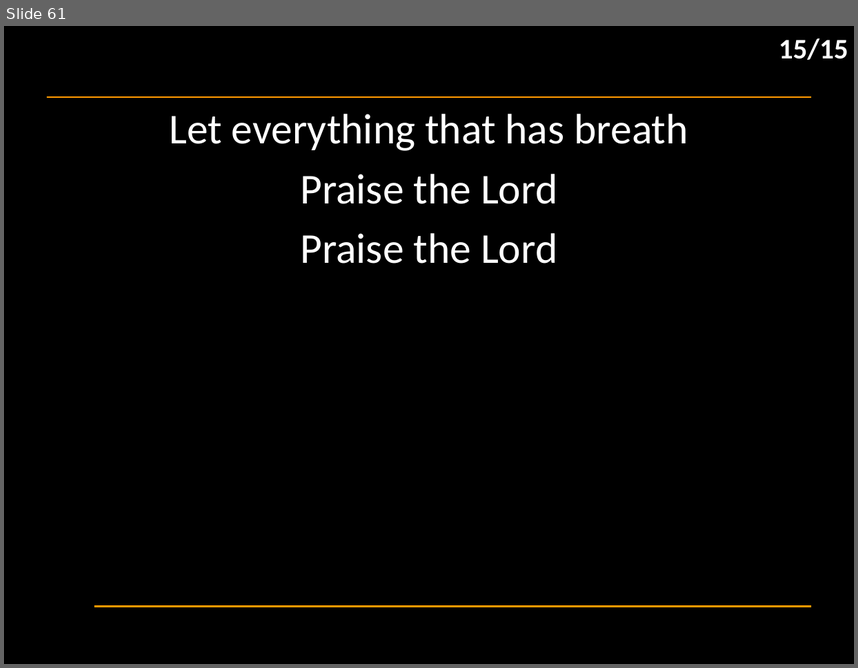
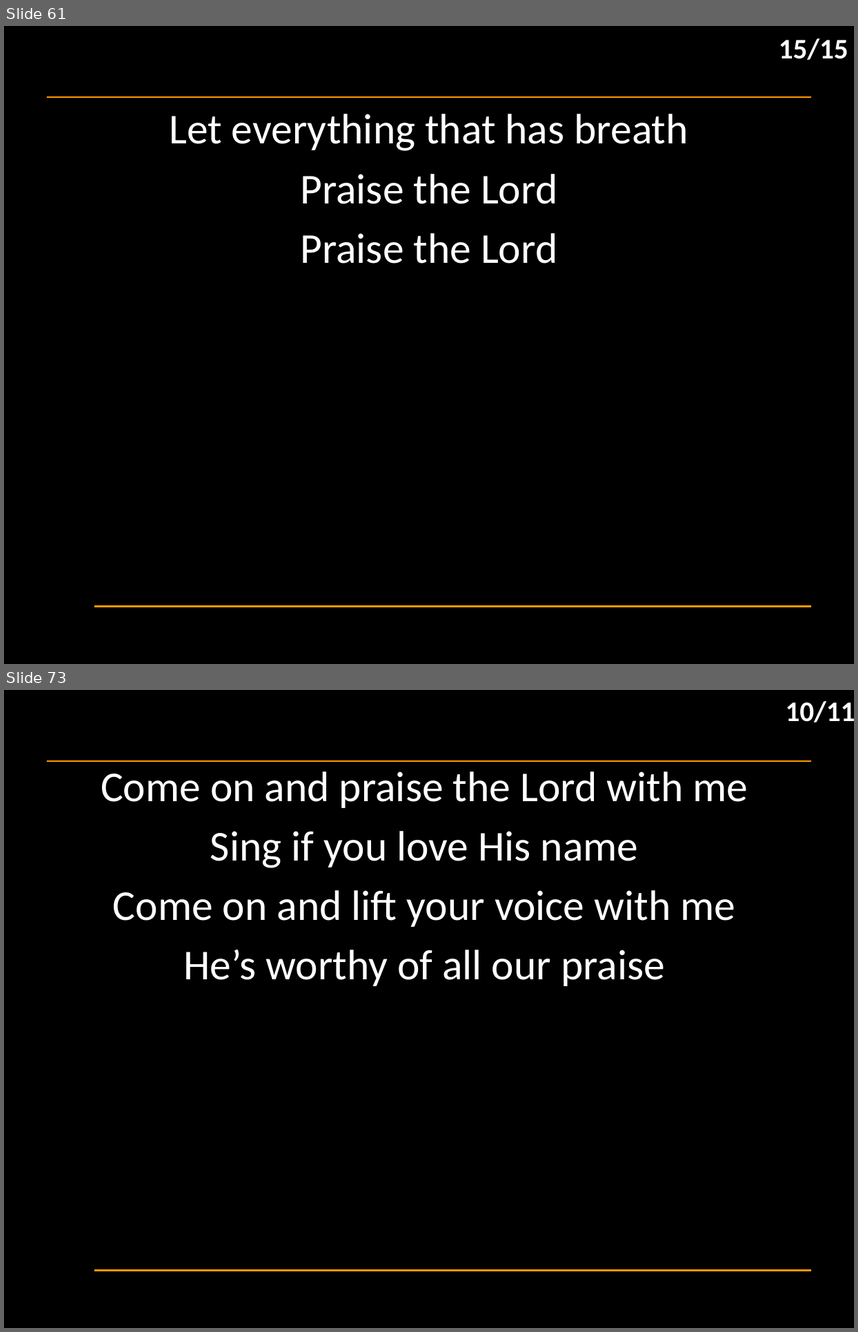
Before and after one commit to hoo-are-ya/worship, a slide deck: docs/songs_2025-12-31.pptx. Shown one above the other, each under a label of ours: slide 61 before the commit, slides 61 and 73 after it; the slides between them are not shown. The pictures are 858x668 and 858x1332 pixels, drawn with LibreOffice and Linux fonts; fonts in the diff are those of the drawing; background and template pictures are left out. Boxes give left, top, right and bottom in pixels: in the first picture for what was removed or moved away, otherwise in the second. Text is boxed around its words. In the diff, an @@ line names an element or a change of style, - is before the commit and + after.

```diff
--- a/docs/songs_2025-12-31.pptx
+++ b/docs/songs_2025-12-31.pptx
@@ slide 73 added at box(4, 690, 854, 1328), background #000000; not listed: 2 template elements that a slide beside it also shows @@
@@ text added at box(786, 701, 854, 722), 24 pt, text #FFFFFF, bold @@
+10/11
@@ subtitle added at box(101, 771, 748, 986), 36 pt, text #FFFFFF @@
+Come on and praise the Lord with me
+Sing if you love His name
+Come on and lift your voice with me
+He’s worthy of all our praise
```
Also in this commit, not shown: 2 slides changed, 12 other slides added, 1 other file.
